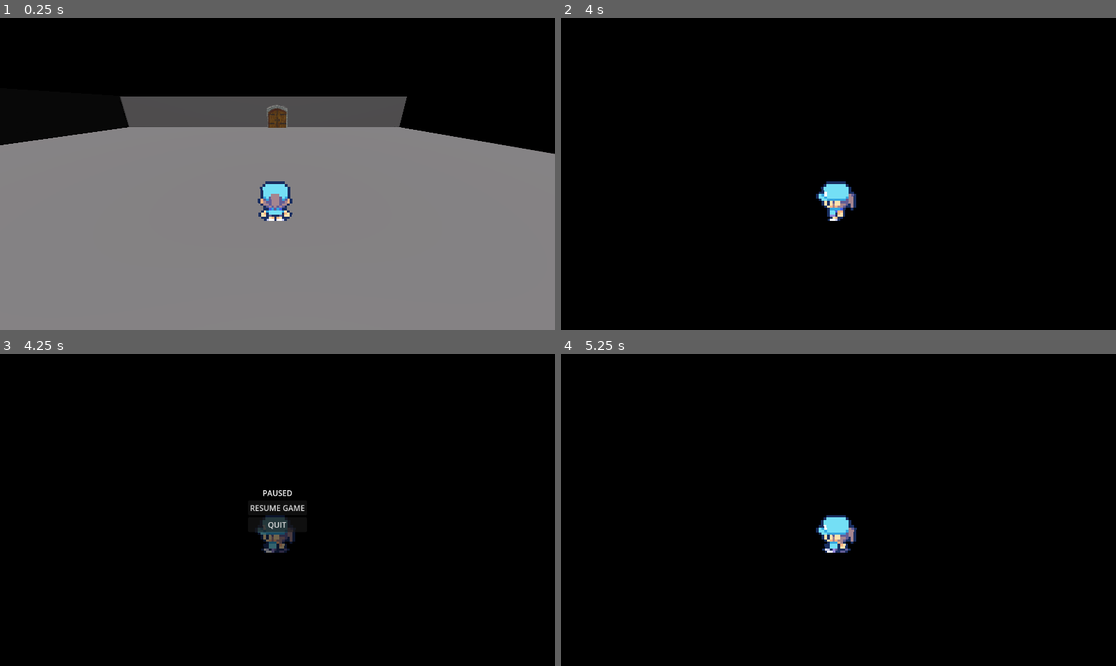
Above: before the commit, frames 1-4 (two rows, left to right).
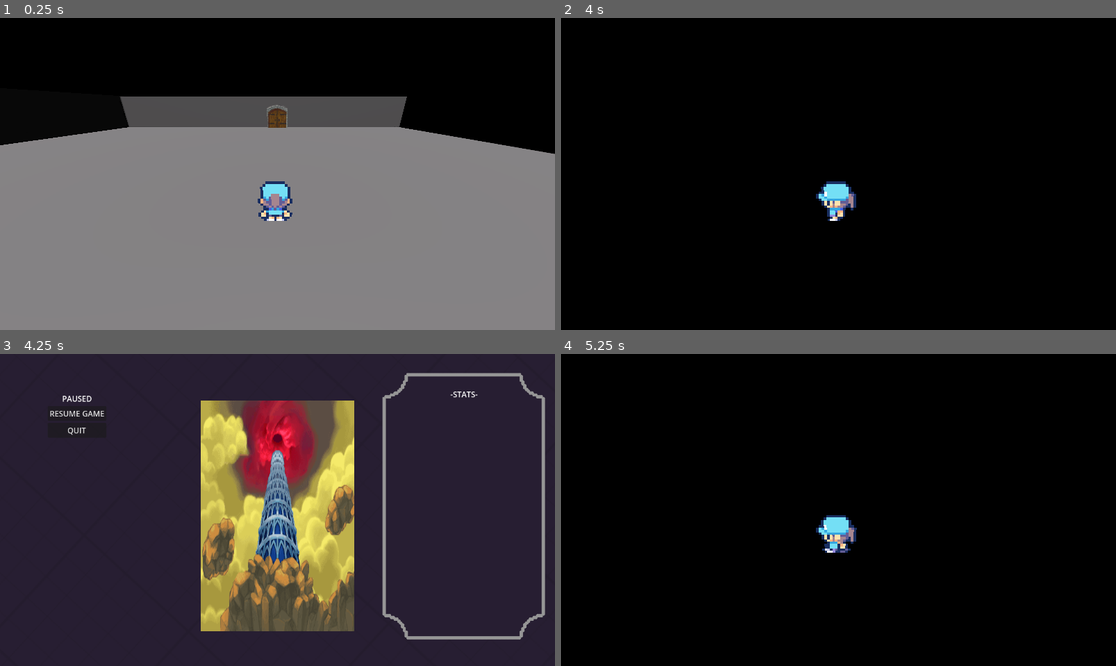
Above: after the commit, the same moments.

Repository: mugika19191/Videojoc
Game: Godot game, scene res://nodos/node_3d.tscn
The game is run twice, just before and just after one commit, with the same random seed, the same clock (stepped at 60 frames per second) and the same inputs. Before the commit the project starts from res://node_3d.tscn.
Inputs (mouse positions are in pixels of both pictures, inside the frame that each line leads up to):
- Up to frame 1 (0.25 s): no input
- Up to frame 2 (4 s): tap Enter (ui_accept) at 0.5, 0.77, 1.52, 3.02, 3.5, 3.77 s; move the mouse to (960, 158) at 0.52 s; hold Right (ui_right) 0.53-1.28 s; click (960, 158) at 0.67 s; move the mouse to (727, 189) at 1.27 s; hold Down (ui_down) 1.28-2.03 s; move the mouse to (894, 105) at 2.02 s; hold Right (ui_right) 2.03-2.78 s; move the mouse to (810, 236) at 2.77 s; hold Up (ui_up) 2.78-3.53 s; click (810, 236) at 2.92 s; move the mouse to (1005, 220) at 3.52 s; hold Left (ui_left) from 3.53 s (still down)
- Up to frame 3 (4.25 s): keep holding Left (ui_left); tap Escape (ui_cancel) at 4.15 s
- Up to frame 4 (5.25 s): release Left (ui_left) at 4.25 s; click "RESUME GAME" at 4.25 s; tap Enter (ui_accept) at 5 s; move the mouse to (672, 463) at 5.02 s; hold Left (ui_left) from 5.03 s (still down)

Frames 1-2 are identical in both runs. In frame 3, 100% of the frame differs, in the area x 0-100%, y 0-100%; in frame 4, nothing differs.

Commit message:
Cambios al menu

Diff:
--- a/icon.svg
+++ b/icon.svg
@@ -1 +1,74 @@
-<svg height="128" width="128" xmlns="http://www.w3.org/2000/svg"><rect x="2" y="2" width="124" height="124" rx="14" fill="#363d52" stroke="#212532" stroke-width="4"/><g transform="scale(.101) translate(122 122)"><g fill="#fff"><path d="M105 673v33q407 354 814 0v-33z"/><path fill="#478cbf" d="m105 673 152 14q12 1 15 14l4 67 132 10 8-61q2-11 15-15h162q13 4 15 15l8 61 132-10 4-67q3-13 15-14l152-14V427q30-39 56-81-35-59-83-108-43 20-82 47-40-37-88-64 7-51 8-102-59-28-123-42-26 43-46 89-49-7-98 0-20-46-46-89-64 14-123 42 1 51 8 102-48 27-88 64-39-27-82-47-48 49-83 108 26 42 56 81zm0 33v39c0 276 813 276 813 0v-39l-134 12-5 69q-2 10-14 13l-162 11q-12 0-16-11l-10-65H447l-10 65q-4 11-16 11l-162-11q-12-3-14-13l-5-69z"/><path d="M483 600c3 34 55 34 58 0v-86c-3-34-55-34-58 0z"/><circle cx="725" cy="526" r="90"/><circle cx="299" cy="526" r="90"/></g><g fill="#414042"><circle cx="307" cy="532" r="60"/><circle cx="717" cy="532" r="60"/></g></g></svg>
+<?xml version="1.0" standalone="no"?>
+<!DOCTYPE svg PUBLIC "-//W3C//DTD SVG 20010904//EN"
+ "http://www.w3.org/TR/2001/REC-SVG-20010904/DTD/svg10.dtd">
+<svg version="1.0" xmlns="http://www.w3.org/2000/svg"
+ width="500.000000pt" height="500.000000pt" viewBox="0 0 500.000000 500.000000"
+ preserveAspectRatio="xMidYMid meet">
+
+<g transform="translate(0.000000,500.000000) scale(0.100000,-0.100000)"
+fill="#000000" stroke="none">
+<path d="M0 2500 l0 -2500 2500 0 2500 0 0 2500 0 2500 -2500 0 -2500 0 0
+-2500z m2460 1532 c41 -4 88 -14 105 -21 16 -7 60 -19 98 -27 37 -7 82 -21
+100 -30 75 -38 198 -154 229 -217 22 -44 79 -224 84 -267 2 -19 11 -66 19
+-105 8 -38 19 -99 24 -135 11 -80 40 -166 76 -230 29 -52 50 -72 99 -97 28
+-14 67 -43 86 -65 32 -38 33 -41 20 -66 -16 -27 -169 -111 -205 -112 -11 0
+-45 -7 -75 -16 -48 -13 -80 -20 -203 -39 -15 -3 -35 -9 -45 -14 -9 -5 -48 -12
+-87 -16 -38 -4 -77 -11 -85 -15 -8 -4 -45 -11 -82 -15 -63 -7 -68 -6 -68 12 0
+10 6 27 14 38 7 11 16 50 20 86 6 53 4 68 -8 78 -21 17 -46 -2 -46 -34 0 -27
+-36 -75 -55 -75 -8 0 -30 15 -49 34 -18 19 -57 43 -85 53 -28 10 -51 20 -51
+23 0 17 -71 80 -89 80 -11 0 -21 -2 -21 -5 0 -18 52 -104 65 -109 28 -10 11
+-31 -22 -28 -36 4 -50 -19 -25 -41 9 -8 38 -26 63 -40 51 -26 129 -86 129 -98
+0 -4 -33 -9 -72 -13 -101 -8 -161 -17 -173 -26 -5 -4 -35 -13 -65 -20 -30 -6
+-73 -17 -95 -23 -23 -7 -107 -12 -200 -12 -144 1 -164 3 -201 22 -63 33 -104
+85 -106 136 -4 82 3 125 27 160 29 45 26 305 -5 341 -6 9 -14 43 -17 77 -3 41
+-12 72 -25 90 -11 15 -18 32 -14 37 3 6 2 60 -3 121 -8 90 -8 116 4 138 7 16
+30 63 50 107 30 64 52 94 121 161 56 54 103 90 141 107 77 35 184 70 268 88
+69 15 116 28 123 35 8 8 210 0 312 -13z m1298 -851 c-20 -52 -106 -211 -114
+-211 -6 0 -14 21 -17 47 -4 39 -2 50 14 61 10 7 19 24 19 37 0 34 39 75 73 75
+16 0 27 -4 25 -9z m-2398 -667 c74 -74 144 -140 154 -148 17 -11 18 -19 10
+-46 l-9 -33 -32 31 c-17 18 -36 32 -42 32 -6 0 -58 47 -115 105 -57 58 -110
+105 -117 105 -18 0 -79 49 -79 64 0 24 24 36 60 30 28 -5 61 -32 170 -140z
+m1648 28 c3 -18 0 -21 -15 -15 -22 8 -34 24 -26 36 10 16 38 2 41 -21z m382
+-22 c4 -14 22 -50 41 -80 27 -45 33 -65 33 -110 -1 -30 -6 -74 -11 -97 -14
+-56 -92 -151 -145 -175 -43 -19 -133 -24 -143 -8 -3 6 -17 10 -31 10 -14 0
+-42 9 -64 20 -22 11 -49 20 -60 20 -11 0 -39 9 -60 20 -22 11 -60 23 -85 27
+-38 5 -45 3 -45 -11 0 -21 49 -65 73 -66 9 0 34 -15 53 -33 l36 -33 -16 -33
+c-9 -17 -29 -36 -43 -42 -15 -5 -33 -19 -40 -29 -8 -11 -20 -20 -28 -20 -8 0
+-20 -8 -27 -18 -7 -10 -30 -28 -51 -41 -35 -21 -45 -23 -118 -17 -44 4 -92 14
+-107 22 -15 7 -33 14 -40 14 -31 0 -114 45 -122 65 -9 23 -2 75 10 75 16 0 60
+69 54 85 -5 13 -13 9 -38 -22 -17 -20 -42 -47 -55 -58 -13 -11 -59 -64 -102
+-117 l-79 -97 0 -74 c0 -109 10 -111 96 -23 78 80 98 89 194 86 37 -1 61 -7
+75 -19 29 -26 154 -84 195 -91 22 -3 35 -11 35 -20 0 -11 -18 -16 -76 -20 -58
+-5 -90 -13 -140 -38 -74 -38 -87 -47 -117 -86 -17 -22 -19 -31 -10 -37 6 -4
+19 -4 27 0 9 5 63 14 121 20 58 7 119 14 135 17 148 24 197 34 215 44 11 6 30
+8 41 5 11 -4 26 -2 32 4 15 12 98 17 115 7 17 -10 5 -26 -18 -26 -11 0 -52
+-16 -93 -35 -41 -19 -79 -35 -86 -35 -7 0 -27 -6 -44 -14 -49 -22 -83 -28
+-192 -35 -79 -5 -100 -9 -100 -21 0 -10 12 -16 32 -18 17 -2 37 -10 43 -18 7
+-8 20 -14 29 -14 10 0 26 -7 37 -15 10 -8 31 -15 46 -15 15 0 38 -4 52 -9 15
+-6 37 -6 58 0 24 6 34 6 37 -3 2 -6 23 -31 47 -54 54 -52 60 -98 18 -148 -57
+-67 -79 -76 -181 -76 -82 0 -93 2 -103 20 -7 13 -21 20 -40 20 -19 0 -33 7
+-40 20 -8 15 -21 20 -55 20 -32 0 -50 6 -64 21 -14 15 -27 20 -44 15 -19 -4
+-26 0 -35 19 -9 20 -17 24 -36 19 -18 -4 -27 -1 -36 15 -7 14 -21 21 -39 21
+-22 0 -42 16 -102 85 -41 46 -79 84 -84 85 -18 0 -134 162 -135 188 0 7 -7 23
+-15 35 -17 27 -35 171 -23 189 15 25 7 39 -29 54 -166 66 -228 126 -279 271
+-17 50 -6 83 29 83 12 0 28 4 36 9 16 11 6 31 -16 31 -12 0 -14 7 -8 38 4 20
+9 39 11 41 2 3 17 -8 32 -22 16 -15 32 -27 38 -27 5 0 22 -7 38 -15 34 -18 49
+-19 176 -17 89 2 98 5 144 35 128 84 130 85 179 86 27 1 46 -3 43 -8 -13 -20
+6 -43 31 -36 18 4 30 -1 48 -22 21 -24 26 -26 35 -13 5 8 10 36 10 61 0 29 6
+51 15 59 8 7 15 19 15 28 0 12 11 14 67 9 59 -4 71 -9 95 -36 15 -17 28 -38
+28 -47 0 -19 60 -114 72 -114 13 0 29 50 23 71 -7 22 23 79 42 79 6 0 16 7 21
+15 6 12 42 18 169 25 152 9 164 11 221 41 33 17 73 44 88 60 33 35 55 34 64
+-1z m-1440 -160 c0 -21 -24 -28 -35 -10 -8 14 3 30 21 30 8 0 14 -9 14 -20z
+m-358 -333 c39 -33 60 -91 52 -148 l-6 -48 -47 6 c-52 7 -89 38 -110 91 -14
+33 -13 34 30 78 24 24 46 44 49 44 3 -1 17 -11 32 -23z m1722 -323 c56 -53 58
+-57 53 -96 -6 -47 -11 -53 -32 -44 -12 4 -15 14 -11 33 5 25 -1 34 -58 83 -71
+61 -81 80 -38 80 21 0 44 -15 86 -56z"/>
+<path d="M3320 2444 c-27 -31 -133 -62 -240 -69 -25 -2 -51 -4 -57 -4 -7 -1
+-13 -5 -13 -11 0 -5 17 -10 38 -10 21 0 47 -7 58 -15 12 -9 43 -14 82 -15 54
+0 66 4 85 24 12 13 37 39 55 58 17 19 32 40 32 47 0 16 -25 14 -40 -5z"/>
+<path d="M1995 2170 c-3 -5 0 -13 9 -16 21 -8 61 -1 61 11 0 14 -62 19 -70 5z"/>
+<path d="M2378 1585 c-6 -14 -31 -34 -57 -46 -64 -31 -90 -64 -91 -117 0 -47
+5 -51 64 -56 23 -1 42 -9 48 -19 5 -9 16 -17 25 -17 13 0 15 9 10 48 -7 57 9
+130 34 158 22 23 24 45 7 62 -18 18 -27 15 -40 -13z"/>
+</g>
+</svg>
--- a/character_body_3d.tscn
+++ b/nodos/character_body_3d.tscn
@@ -1,102 +1,102 @@
 [gd_scene load_steps=31 format=3 uid="uid://5hdqdkxolsdv"]
 
-[ext_resource type="Script" path="res://CharacterBody3D.gd" id="1_8ws6q"]
-[ext_resource type="Texture2D" uid="uid://crlt2hxdecd2g" path="res://Small-8-Direction-Characters_by_AxulArt.png" id="2_kiqed"]
+[ext_resource type="Script" path="res://scripts/CharacterBody3D.gd" id="1_yfek5"]
+[ext_resource type="Texture2D" uid="uid://crlt2hxdecd2g" path="res://imagenes/Small-8-Direction-Characters_by_AxulArt.png" id="2_vymin"]
 
 [sub_resource type="AtlasTexture" id="AtlasTexture_6wvjd"]
-atlas = ExtResource("2_kiqed")
+atlas = ExtResource("2_vymin")
 region = Rect2(64, 110, 16, 22)
 
 [sub_resource type="AtlasTexture" id="AtlasTexture_u8esc"]
-atlas = ExtResource("2_kiqed")
+atlas = ExtResource("2_vymin")
 region = Rect2(64, 132, 16, 22)
 
 [sub_resource type="AtlasTexture" id="AtlasTexture_w6ots"]
-atlas = ExtResource("2_kiqed")
+atlas = ExtResource("2_vymin")
 region = Rect2(64, 154, 16, 22)
 
 [sub_resource type="AtlasTexture" id="AtlasTexture_n55fg"]
-atlas = ExtResource("2_kiqed")
+atlas = ExtResource("2_vymin")
 region = Rect2(80, 110, 16, 22)
 
 [sub_resource type="AtlasTexture" id="AtlasTexture_jenu7"]
-atlas = ExtResource("2_kiqed")
+atlas = ExtResource("2_vymin")
 region = Rect2(80, 132, 16, 22)
 
 [sub_resource type="AtlasTexture" id="AtlasTexture_5af8b"]
-atlas = ExtResource("2_kiqed")
+atlas = ExtResource("2_vymin")
 region = Rect2(80, 154, 16, 22)
 
 [sub_resource type="AtlasTexture" id="AtlasTexture_bixoo"]
-atlas = ExtResource("2_kiqed")
+atlas = ExtResource("2_vymin")
 region = Rect2(48, 110, 16, 22)
 
 [sub_resource type="AtlasTexture" id="AtlasTexture_3r8xs"]
-atlas = ExtResource("2_kiqed")
+atlas = ExtResource("2_vymin")
 region = Rect2(48, 132, 16, 22)
 
 [sub_resource type="AtlasTexture" id="AtlasTexture_nxdij"]
-atlas = ExtResource("2_kiqed")
+atlas = ExtResource("2_vymin")
 region = Rect2(48, 154, 16, 22)
 
 [sub_resource type="AtlasTexture" id="AtlasTexture_bp42t"]
-atlas = ExtResource("2_kiqed")
+atlas = ExtResource("2_vymin")
 region = Rect2(96, 110, 16, 22)
 
 [sub_resource type="AtlasTexture" id="AtlasTexture_rp3ek"]
-atlas = ExtResource("2_kiqed")
+atlas = ExtResource("2_vymin")
 region = Rect2(96, 132, 16, 22)
 
 [sub_resource type="AtlasTexture" id="AtlasTexture_ie8j7"]
-atlas = ExtResource("2_kiqed")
+atlas = ExtResource("2_vymin")
 region = Rect2(96, 154, 16, 22)
 
 [sub_resource type="AtlasTexture" id="AtlasTexture_r3632"]
-atlas = ExtResource("2_kiqed")
+atlas = ExtResource("2_vymin")
 region = Rect2(32, 110, 16, 22)
 
 [sub_resource type="AtlasTexture" id="AtlasTexture_8r6mf"]
-atlas = ExtResource("2_kiqed")
+atlas = ExtResource("2_vymin")
 region = Rect2(32, 132, 16, 22)
 
 [sub_resource type="AtlasTexture" id="AtlasTexture_w36vv"]
-atlas = ExtResource("2_kiqed")
+atlas = ExtResource("2_vymin")
 region = Rect2(32, 154, 16, 22)
 
 [sub_resource type="AtlasTexture" id="AtlasTexture_cb44e"]
-atlas = ExtResource("2_kiqed")
+atlas = ExtResource("2_vymin")
 region = Rect2(0, 110, 16, 22)
 
 [sub_resource type="AtlasTexture" id="AtlasTexture_03u3o"]
-atlas = ExtResource("2_kiqed")
+atlas = ExtResource("2_vymin")
 region = Rect2(0, 132, 16, 22)
 
 [sub_resource type="AtlasTexture" id="AtlasTexture_dvhe6"]
-atlas = ExtResource("2_kiqed")
+atlas = ExtResource("2_vymin")
 region = Rect2(0, 154, 16, 22)
 
 [sub_resource type="AtlasTexture" id="AtlasTexture_ldvbi"]
-atlas = ExtResource("2_kiqed")
+atlas = ExtResource("2_vymin")
 region = Rect2(112, 110, 16, 22)
 
 [sub_resource type="AtlasTexture" id="AtlasTexture_bd77c"]
-atlas = ExtResource("2_kiqed")
+atlas = ExtResource("2_vymin")
 region = Rect2(112, 132, 16, 22)
 
 [sub_resource type="AtlasTexture" id="AtlasTexture_7o8cd"]
-atlas = ExtResource("2_kiqed")
+atlas = ExtResource("2_vymin")
 region = Rect2(112, 154, 16, 22)
 
 [sub_resource type="AtlasTexture" id="AtlasTexture_gx68y"]
-atlas = ExtResource("2_kiqed")
+atlas = ExtResource("2_vymin")
 region = Rect2(16, 110, 16, 22)
 
 [sub_resource type="AtlasTexture" id="AtlasTexture_anly7"]
-atlas = ExtResource("2_kiqed")
+atlas = ExtResource("2_vymin")
 region = Rect2(16, 132, 16, 22)
 
 [sub_resource type="AtlasTexture" id="AtlasTexture_erke7"]
-atlas = ExtResource("2_kiqed")
+atlas = ExtResource("2_vymin")
 region = Rect2(16, 154, 16, 22)
 
 [sub_resource type="GDScript" id="GDScript_6r40c"]
@@ -223,7 +223,7 @@
 [sub_resource type="SphereShape3D" id="SphereShape3D_rm66j"]
 
 [node name="CharacterBody3D" type="CharacterBody3D"]
-script = ExtResource("1_8ws6q")
+script = ExtResource("1_yfek5")
 
 [node name="AnimatedSprite3D" type="AnimatedSprite3D" parent="."]
 transform = Transform3D(1, 0, 0, 0, 1, 0, 0, 0, 1, 1.05007e-05, 0.000815749, -0.000481248)
--- a/door.tscn
+++ b/nodos/door.tscn
@@ -1,25 +1,25 @@
 [gd_scene load_steps=5 format=3 uid="uid://df2opv12nhotr"]
 
-[ext_resource type="Texture2D" uid="uid://do1qt1p23bba5" path="res://castledoors.png" id="1_hk5n1"]
-[ext_resource type="Script" path="res://door.gd" id="1_pjh75"]
-[ext_resource type="Texture2D" uid="uid://b07b01cla78b3" path="res://bocata.png" id="2_deod1"]
+[ext_resource type="Script" path="res://scripts/door.gd" id="1_3v0ee"]
+[ext_resource type="Texture2D" uid="uid://b07b01cla78b3" path="res://imagenes/bocata.png" id="2_45ncf"]
+[ext_resource type="Texture2D" uid="uid://do1qt1p23bba5" path="res://imagenes/castledoors.png" id="3_a2oyr"]
 
 [sub_resource type="BoxShape3D" id="BoxShape3D_nw3dj"]
 
 [node name="Node3D" type="Node3D"]
-script = ExtResource("1_pjh75")
+script = ExtResource("1_3v0ee")
 
 [node name="Sprite3D2" type="Sprite3D" parent="."]
 transform = Transform3D(0.3, 0, 0, 0, 0.4, 0, 0, 0, 1, 0, 0.449839, 0)
 visible = false
-texture = ExtResource("2_deod1")
+texture = ExtResource("2_45ncf")
 
 [node name="Area3D" type="Area3D" parent="."]
 transform = Transform3D(2.1, 0, 0, 0, 1, 0, 0, 0, 1.7, 0, 0, 0)
 
 [node name="Sprite3D" type="Sprite3D" parent="Area3D"]
 transform = Transform3D(0.476191, 0, 0, 0, 1, 0, 0, 0, 0.588235, 0, 0, 0)
-texture = ExtResource("1_hk5n1")
+texture = ExtResource("3_a2oyr")
 
 [node name="CollisionShape3D" type="CollisionShape3D" parent="Area3D"]
 shape = SubResource("BoxShape3D_nw3dj")
--- a/node_3d.tscn
+++ b/nodos/node_3d.tscn
@@ -1,8 +1,8 @@
 [gd_scene load_steps=6 format=3 uid="uid://vmaosfvj8h5l"]
 
-[ext_resource type="PackedScene" uid="uid://5hdqdkxolsdv" path="res://character_body_3d.tscn" id="1_mkuyj"]
-[ext_resource type="PackedScene" uid="uid://df2opv12nhotr" path="res://door.tscn" id="3_nn68d"]
-[ext_resource type="PackedScene" uid="uid://jmhjsyctl5xv" path="res://pause.tscn" id="3_w5hks"]
+[ext_resource type="PackedScene" uid="uid://5hdqdkxolsdv" path="res://nodos/character_body_3d.tscn" id="1_3why7"]
+[ext_resource type="PackedScene" uid="uid://jmhjsyctl5xv" path="res://nodos/pause.tscn" id="2_d4klg"]
+[ext_resource type="PackedScene" uid="uid://df2opv12nhotr" path="res://nodos/door.tscn" id="3_jesuh"]
 
 [sub_resource type="Sky" id="Sky_hgo0a"]
 
@@ -22,7 +22,7 @@
 directional_shadow_mode = 1
 sky_mode = 1
 
-[node name="CharacterBody3D" parent="." instance=ExtResource("1_mkuyj")]
+[node name="CharacterBody3D" parent="." instance=ExtResource("1_3why7")]
 
 [node name="CSGBox3D" type="CSGBox3D" parent="."]
 transform = Transform3D(7.6687, 0, 0, 0, 0.112217, 0, 0, 0, 9.62947, 0, -0.181192, 0)
@@ -40,7 +40,8 @@
 [node name="CSGBox3D4" type="CSGBox3D" parent="CSGBox3D"]
 transform = Transform3D(2.3604e-08, 0, 0.994493, 0, 7, 0, -0.179999, 0, 1.30412e-07, -0.0465016, 2.77731, 0.578388)
 
-[node name="Pause" parent="." instance=ExtResource("3_w5hks")]
+[node name="Pause" parent="." instance=ExtResource("2_d4klg")]
+visible = false
 
-[node name="Node3D" parent="." instance=ExtResource("3_nn68d")]
+[node name="Node3D" parent="." instance=ExtResource("3_jesuh")]
 transform = Transform3D(0.69727, 0, 0, 0, 0.58136, 0, 0, 0, 1, 0, 0.156385, -3.37735)
--- /dev/null
+++ b/nodos/pause.tscn
@@ -0,0 +1,78 @@
+[gd_scene load_steps=4 format=3 uid="uid://jmhjsyctl5xv"]
+
+[ext_resource type="Script" path="res://scripts/pause.gd" id="1_0q52o"]
+[ext_resource type="Texture2D" uid="uid://8oy1a4l2sddj" path="res://imagenes/backgroundMenu.png" id="2_nawq6"]
+[ext_resource type="Texture2D" uid="uid://c68avjrepngus" path="res://imagenes/torre.png" id="3_em1on"]
+
+[node name="Pause" type="Control"]
+process_mode = 3
+layout_mode = 3
+anchors_preset = 15
+anchor_right = 1.0
+anchor_bottom = 1.0
+grow_horizontal = 2
+grow_vertical = 2
+script = ExtResource("1_0q52o")
+transitionSpeed = 30
+
+[node name="TextureRect" type="TextureRect" parent="."]
+modulate = Color(1, 1, 1, 0.941176)
+layout_mode = 1
+anchors_preset = 15
+anchor_right = 1.0
+anchor_bottom = 1.0
+grow_horizontal = 2
+grow_vertical = 2
+texture = ExtResource("2_nawq6")
+expand_mode = 2
+
+[node name="CenterContainer" type="CenterContainer" parent="."]
+layout_mode = 1
+anchors_preset = 8
+anchor_left = 0.5
+anchor_top = 0.5
+anchor_right = 0.5
+anchor_bottom = 0.5
+offset_left = -576.0
+offset_top = -324.0
+offset_right = -256.0
+offset_bottom = -68.0
+grow_horizontal = 2
+grow_vertical = 2
+
+[node name="VBoxContainer" type="VBoxContainer" parent="CenterContainer"]
+layout_mode = 2
+alignment = 1
+
+[node name="Label" type="Label" parent="CenterContainer/VBoxContainer"]
+layout_mode = 2
+size_flags_horizontal = 4
+text = "PAUSED"
+
+[node name="Resume" type="Button" parent="CenterContainer/VBoxContainer"]
+layout_mode = 2
+text = "RESUME GAME"
+
+[node name="Quit" type="Button" parent="CenterContainer/VBoxContainer"]
+layout_mode = 2
+text = "QUIT"
+
+[node name="VBoxContainer" type="VBoxContainer" parent="."]
+layout_mode = 0
+offset_left = 864.0
+offset_top = 72.0
+offset_right = 1064.0
+offset_bottom = 504.0
+
+[node name="Label" type="Label" parent="VBoxContainer"]
+layout_mode = 2
+size_flags_horizontal = 4
+text = "-STATS-"
+
+[node name="Torre" type="Sprite2D" parent="."]
+position = Vector2(576, 336)
+scale = Vector2(1.02564, 2)
+texture = ExtResource("3_em1on")
+
+[connection signal="pressed" from="CenterContainer/VBoxContainer/Resume" to="." method="_on_resume_pressed"]
+[connection signal="pressed" from="CenterContainer/VBoxContainer/Quit" to="." method="_on_quit_pressed"]
--- a/pause.tscn
+++ /dev/null
@@ -1,54 +0,0 @@
-[gd_scene load_steps=3 format=3 uid="uid://jmhjsyctl5xv"]
-
-[ext_resource type="Script" path="res://pause.gd" id="1_rsvt4"]
-
-[sub_resource type="CanvasItemMaterial" id="CanvasItemMaterial_2vyaq"]
-resource_local_to_scene = true
-
-[node name="Pause" type="Control"]
-process_mode = 3
-visible = false
-layout_mode = 3
-anchors_preset = 15
-anchor_right = 1.0
-anchor_bottom = 1.0
-grow_horizontal = 2
-grow_vertical = 2
-script = ExtResource("1_rsvt4")
-
-[node name="background" type="ColorRect" parent="."]
-material = SubResource("CanvasItemMaterial_2vyaq")
-layout_mode = 1
-anchors_preset = 15
-anchor_right = 1.0
-anchor_bottom = 1.0
-grow_horizontal = 2
-grow_vertical = 2
-color = Color(0, 0, 0, 0.556863)
-
-[node name="CenterContainer" type="CenterContainer" parent="."]
-layout_mode = 1
-anchors_preset = 15
-anchor_right = 1.0
-anchor_bottom = 1.0
-grow_horizontal = 2
-grow_vertical = 2
-
-[node name="VBoxContainer" type="VBoxContainer" parent="CenterContainer"]
-layout_mode = 2
-
-[node name="Label" type="Label" parent="CenterContainer/VBoxContainer"]
-layout_mode = 2
-size_flags_horizontal = 4
-text = "PAUSED"
-
-[node name="Resume" type="Button" parent="CenterContainer/VBoxContainer"]
-layout_mode = 2
-text = "RESUME GAME"
-
-[node name="Quit" type="Button" parent="CenterContainer/VBoxContainer"]
-layout_mode = 2
-text = "QUIT"
-
-[connection signal="pressed" from="CenterContainer/VBoxContainer/Resume" to="." method="_on_resume_pressed"]
-[connection signal="pressed" from="CenterContainer/VBoxContainer/Quit" to="." method="_on_quit_pressed"]
--- a/project.godot
+++ b/project.godot
@@ -11,6 +11,6 @@
 [application]
 
 config/name="Godot"
-run/main_scene="res://node_3d.tscn"
+run/main_scene="res://nodos/node_3d.tscn"
 config/features=PackedStringArray("4.1", "Forward Plus")
 config/icon="res://icon.svg"
--- a/pause.gd
+++ b/scripts/pause.gd
@@ -1,5 +1,6 @@
 extends Control
 
+@export var transitionSpeed = 0
 
 func _process(delta):
 	if Input.is_action_just_pressed("ui_cancel"):
@@ -9,6 +10,11 @@
 			return
 		get_tree().paused = !get_tree().paused
 		visible=true
+	if visible:
+		if $TextureRect.modulate.a8<255:
+			$TextureRect.modulate.a8 = $TextureRect.modulate.a8+transitionSpeed
+	else:
+		$TextureRect.modulate.a8=0
 
 
 func _on_resume_pressed():
Renamed: Small-8-Direction-Characters_by_AxulArt.png -> imagenes/Small-8-Direction-Characters_by_AxulArt.png
Not shown, changed: imagenes/Small-8-Direction-Characters_by_AxulArt.png.import
Binary file added: imagenes/backgroundMenu.png
Not shown, added: imagenes/backgroundMenu.png.import
Renamed: bocata.png -> imagenes/bocata.png
Not shown, changed: imagenes/bocata.png.import
Renamed: castledoors.png -> imagenes/castledoors.png
Not shown, added: imagenes/castledoors.png.import
Renamed: skybox.jpeg -> imagenes/skybox.jpeg
Not shown, changed: imagenes/skybox.jpeg.import
Binary file added: imagenes/torre.png
Not shown, changed: imagenes/torre.png.import
(and 2 more such lines)
